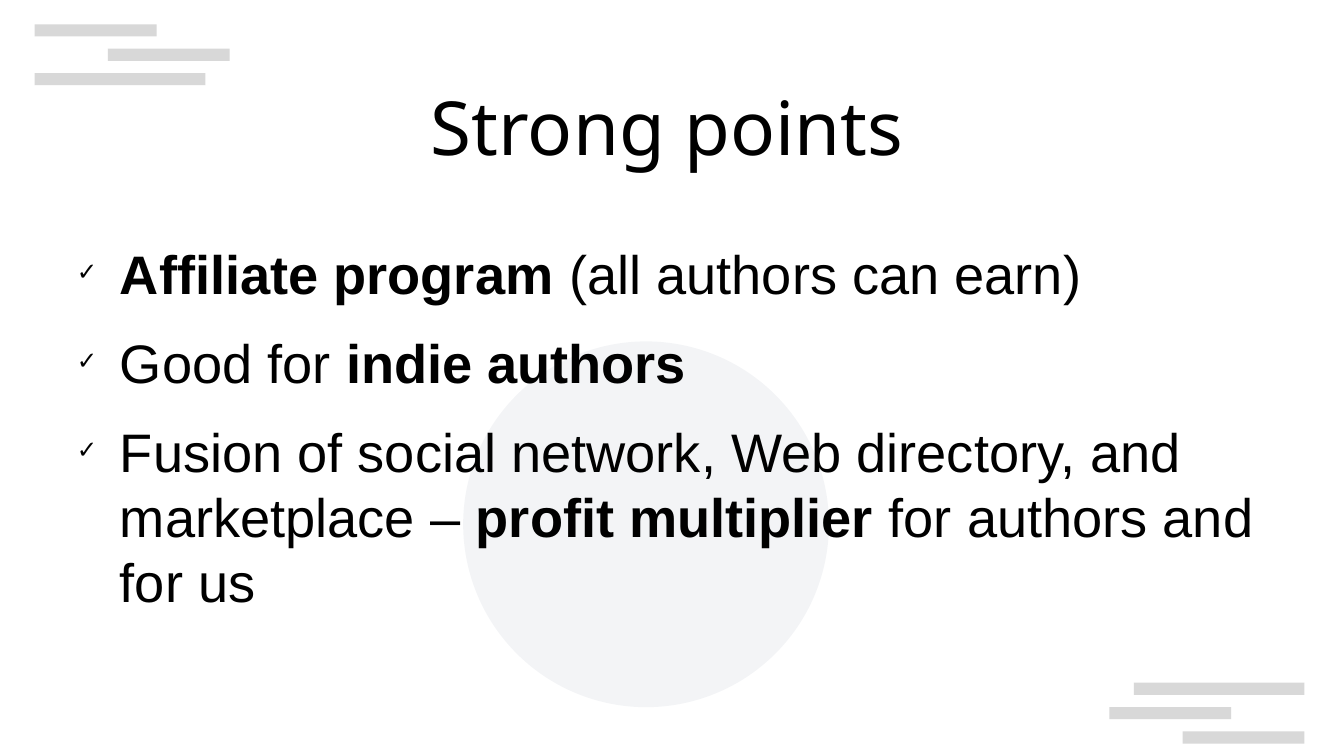
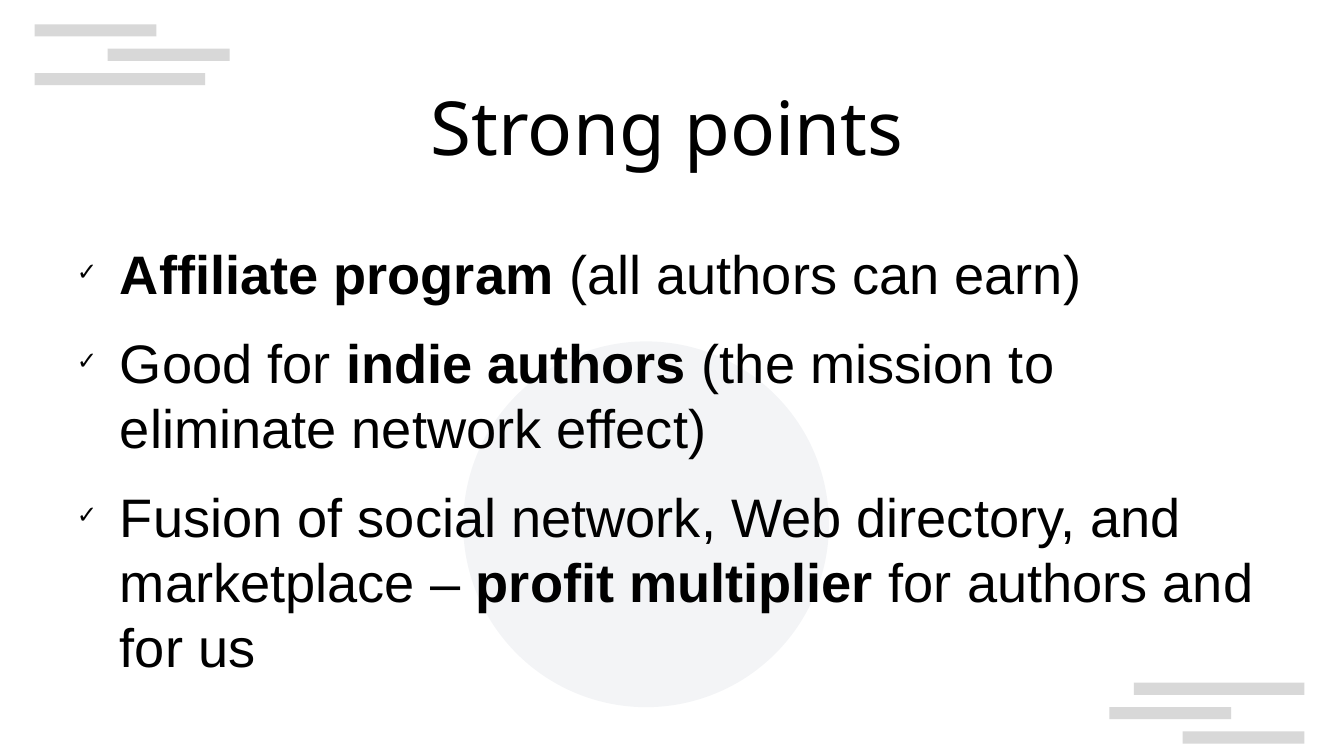
Before and after one commit to vporton/zondirectory2, a slide deck: slide 2 of docs/presentation.odp. Drawn at 1344x756 pixels with LibreOffice and Linux fonts; fonts in the diff are those of the drawing; background and template pictures are left out. Boxes give left, top, right and bottom in pixels: in the first picture for what was removed or moved away, otherwise in the second. Text is boxed around its words. In the diff, an @@ line names an element or a change of style, - is before the commit and + after.

Commit message:
presentation updated

```diff
--- a/docs/presentation.odp
+++ b/docs/presentation.odp
@@ text at (x1=120, y1=343, x2=1054, y2=457): text changed; bold off @@
-✓ Good for indie authors
+✓ Good for indie authors (the mission to eliminate network effect)
```
